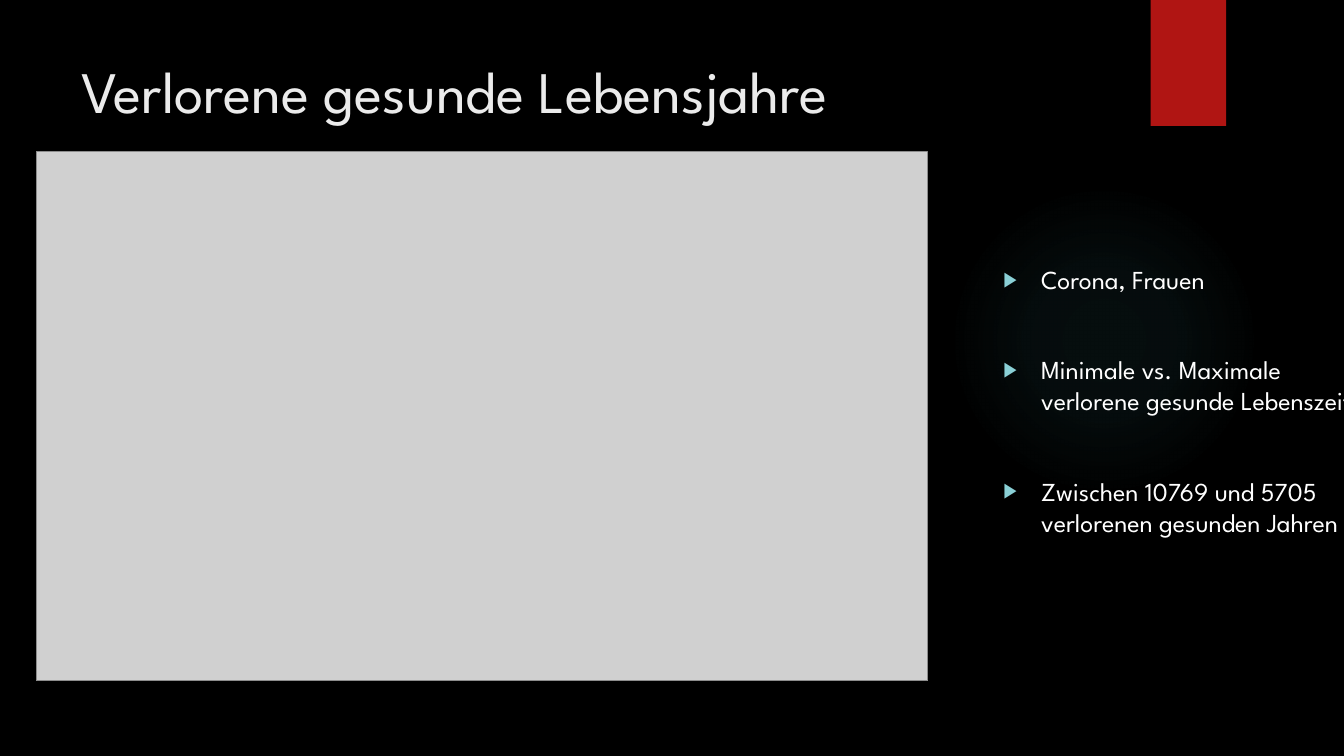
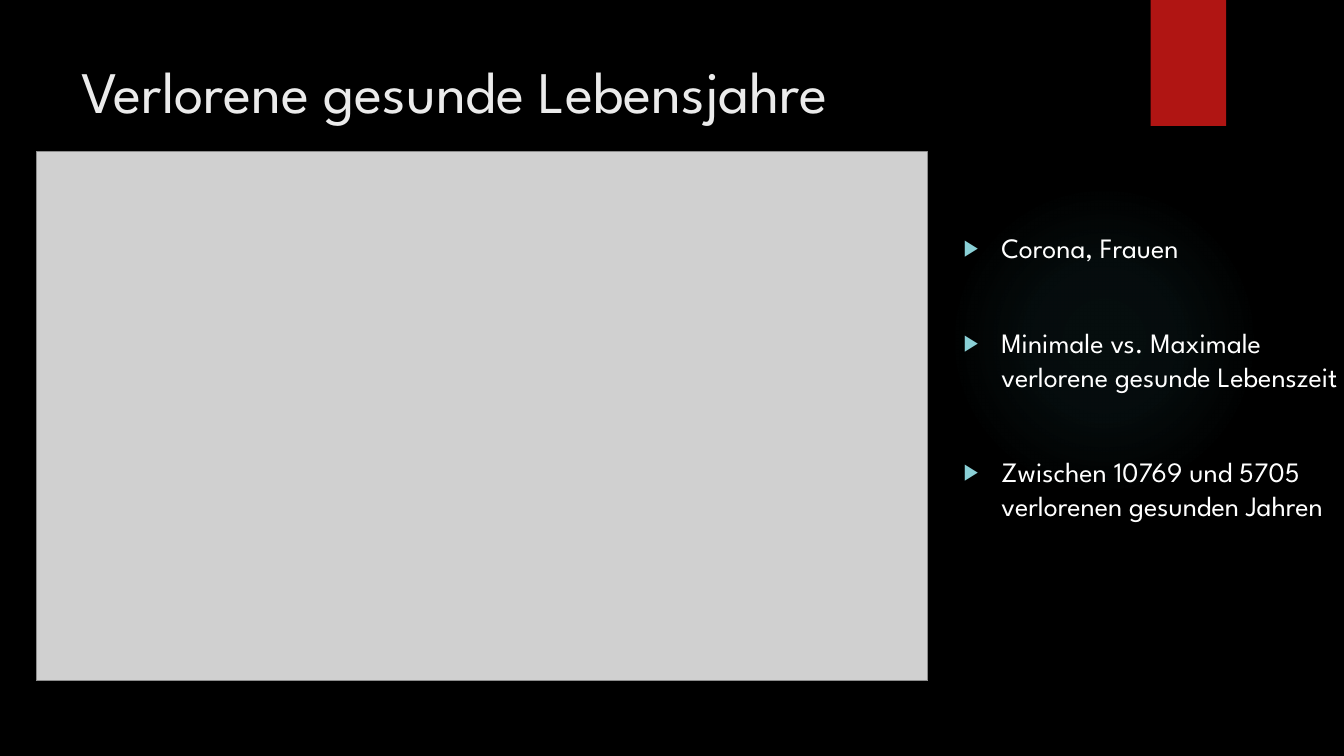
Before and after one commit to Flatric/PMDS, a slide deck: slide 10 of Präsi/Zwischenstand SW6.pptx. Drawn at 1344x756 pixels with LibreOffice and Linux fonts; fonts in the diff are those of the drawing; grey boxes stand for pictures; background and template pictures are left out. Boxes give left, top, right and bottom in pixels: in the first picture for what was removed or moved away, otherwise in the second. Text is boxed around its words. In the diff, an @@ line names an element or a change of style, - is before the commit and + after.

```diff
--- a/Präsi/Zwischenstand SW6.pptx
+++ b/Präsi/Zwischenstand SW6.pptx
@@ text "Corona, Frauen": place and size @@
-text "Corona, Frauen" at bbox=[1041, 271, 1344, 538]
+text "Corona, Frauen" at bbox=[1001, 239, 1338, 522]
@@ text "Corona, Frauen" at bbox=[1001, 239, 1338, 522]: size 18.5 to 20 pt @@
```
Also in this commit, not shown: 4 other slides changed.
